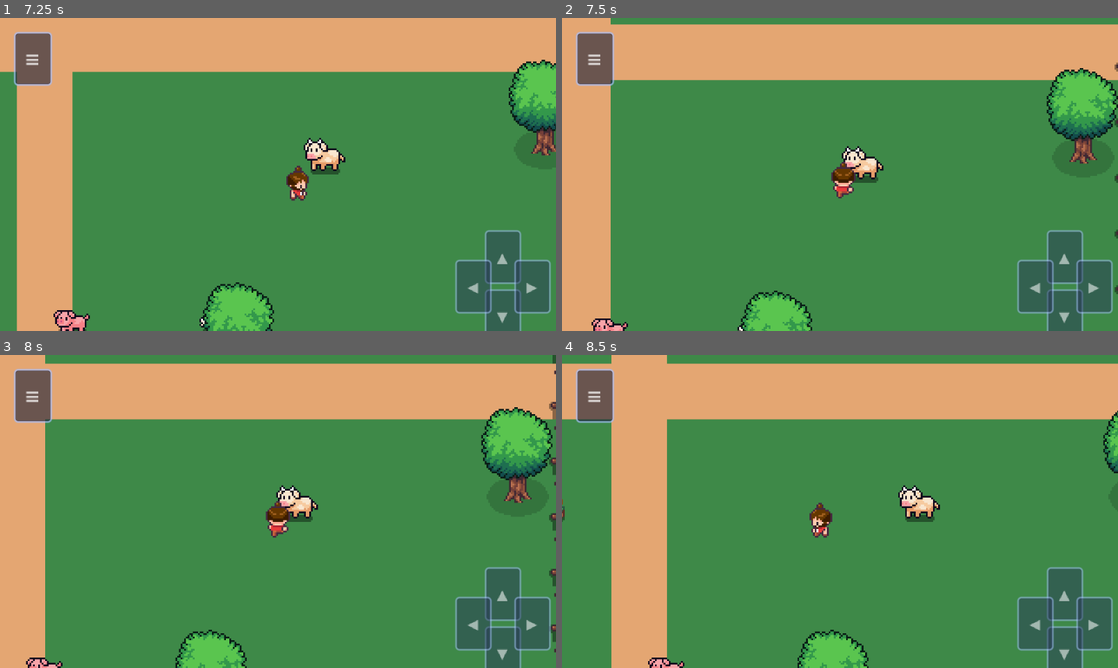
Above: before the commit, frames 1-4 (two rows, left to right).
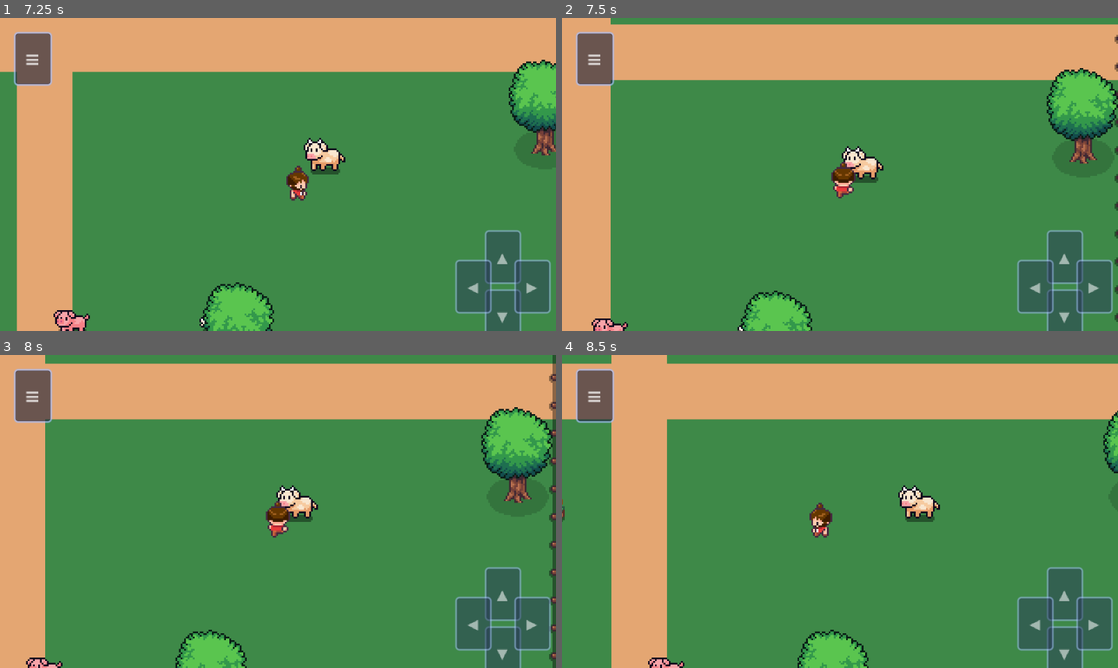
Above: after the commit, the same moments.

Repository: Alpifra/la-grosse-idee
Game: Godot game, scene res://scenes/World/Field.tscn
Same seed, same stepped clock (60 frames per second), same inputs: the game is played once before the commit and once after it.
Inputs:
- Up to frame 1 (7.25 s): click "▲" at 0.5 s; click "▼" at 1.25 s; click "◀" at 2 s; click "▶" at 2.75 s; click "≡" at 3.5 s; click "Stats" at 4.25 s; tap Enter (ui_accept) at 5, 5.27, 6.02 s; hold D (move_right) 5.03-5.78 s; hold Shift 5.03-5.78 s; hold S (move_down) 5.78-6.53 s; tap Shift at 5.85 s; hold D (move_right) from 6.53 s (still down); hold Shift from 6.53 s (still down)
- Up to frame 2 (7.5 s): release D (move_right) at 7.28 s; release Shift at 7.28 s; hold Z (move_up) from 7.28 s (still down); tap Shift at 7.35 s
- Up to frame 3 (8 s): keep holding Z (move_up); tap Enter (ui_accept) at 7.52 s
- Up to frame 4 (8.5 s): release Z (move_up) at 8.03 s; hold Q (move_left) from 8.03 s (still down); hold Shift from 8.03 s (still down); tap Enter (ui_accept) at 8.27 s

Frame 1 is identical in both runs. In frame 2, less than 0.1% of the frame differs, in the area x 99-100%, y 5-98%; in frame 3, 0.5%, in the area x 98-100%, y 2-100%; in frame 4, nothing differs.

Commit message:
fix: fix continuous fence — use tile(2,0) with both horizontal arms
Previous code alternated R_POST (tile 0,0, no arms) and R_BOARD (tile 1,0,
right arm only), leaving 10px gaps between every fence element.

Tile (2,0) at Rect2(32,0,16,16) has opaque pixels x=0..15 (left arm +
post + right arm). Tiled every 16px, arms meet at tile boundaries with
no gap. Same tile rotated 90deg for vertical sides.

Co-Authored-By: Claude Sonnet 4.6 <noreply@anthropic.com>

Diff:
--- a/scripts/World/FieldGround.gd
+++ b/scripts/World/FieldGround.gd
@@ -6,13 +6,13 @@
 @export var fence_size   : int = 16
 
 # ── Fences.png — 64×64, grille 4×4 de 16×16 ─────────────────────────────────
-# Ligne y=0 seulement : (0,0) poteau │ (16,0) planche H │ reste vide
+# Tile (2,0) = Rect2(32,0,16,16) : bras gauche + poteau + bras droit (x=0..15 opaque)
+# C'est le seul tile qui produit une clôture continue — les bras se touchent
+# au bord de chaque tile voisin, sans gap.
 const _FENCE_TEX = preload("res://assets/sprites/Fences.png")
 
-const R_POST  := Rect2( 0, 0, 16, 16)   # poteau rond
-const R_BOARD := Rect2(16, 0, 16, 16)   # planche horizontale
-
-const POST_STEP : int = 32   # un poteau tous les 2 tiles (32 px)
+## Tile "section intérieure" — poteau centré avec bras horizontal des deux côtés
+const R_FULL := Rect2(32, 0, 16, 16)
 
 func _draw() -> void:
 	_draw_fence()
@@ -25,19 +25,14 @@
 	var fs   := fence_size
 	var half := fs * 0.5
 
-	# Bords haut et bas — planches horizontales normales
+	# Bords haut et bas — R_FULL tuilé tous les 16 px → continuité garantie
 	for x in range(0, fw, fs):
-		var r := R_POST if (x % POST_STEP == 0) else R_BOARD
-		draw_texture_rect_region(_FENCE_TEX, Rect2(x, 0,       fs, fs), r)
-		draw_texture_rect_region(_FENCE_TEX, Rect2(x, fh - fs, fs, fs), r)
+		draw_texture_rect_region(_FENCE_TEX, Rect2(x, 0,       fs, fs), R_FULL)
+		draw_texture_rect_region(_FENCE_TEX, Rect2(x, fh - fs, fs, fs), R_FULL)
 
-	# Bords gauche et droit — poteaux normaux, planches tournées à 90°
+	# Bords gauche et droit — R_FULL pivoté 90° → bras deviennent verticaux
 	for y in range(fs, fh - fs, fs):
-		var is_post := (y % POST_STEP == 0)
 		for x_pos : int in [0, fw - fs]:
-			if is_post:
-				draw_texture_rect_region(_FENCE_TEX, Rect2(x_pos, y, fs, fs), R_POST)
-			else:
-				draw_set_transform(Vector2(x_pos + half, y + half), PI * 0.5, Vector2.ONE)
-				draw_texture_rect_region(_FENCE_TEX, Rect2(-half, -half, fs, fs), R_BOARD)
-				draw_set_transform(Vector2.ZERO, 0.0, Vector2.ONE)
+			draw_set_transform(Vector2(x_pos + half, y + half), PI * 0.5, Vector2.ONE)
+			draw_texture_rect_region(_FENCE_TEX, Rect2(-half, -half, fs, fs), R_FULL)
+			draw_set_transform(Vector2.ZERO, 0.0, Vector2.ONE)
